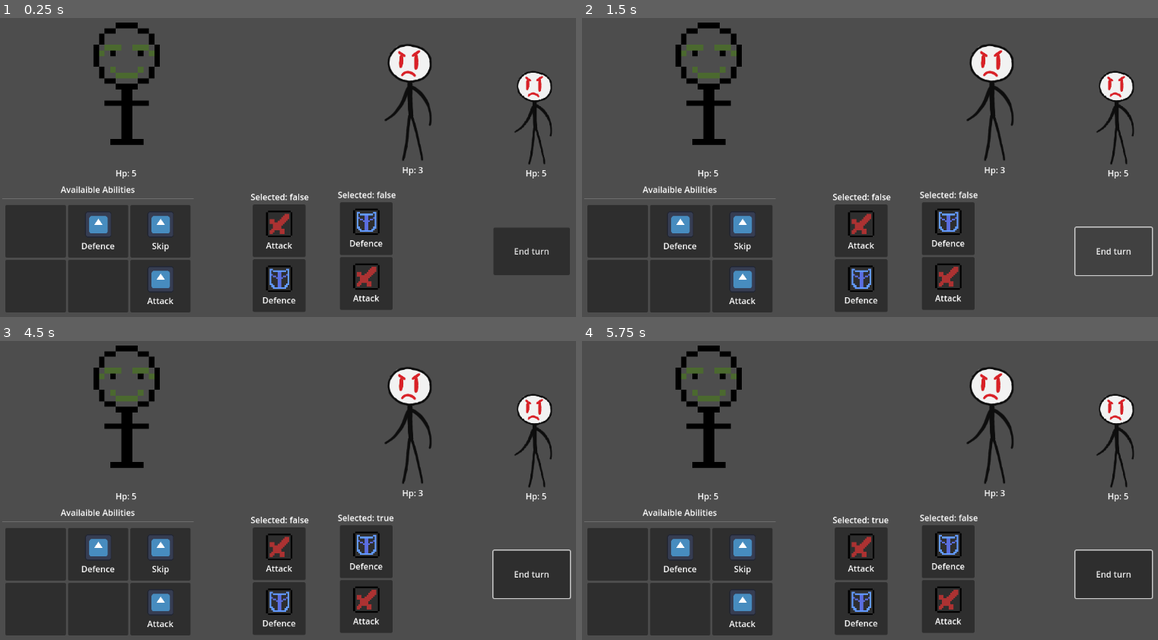
Above: before the commit, frames 1-4 (two rows, left to right).
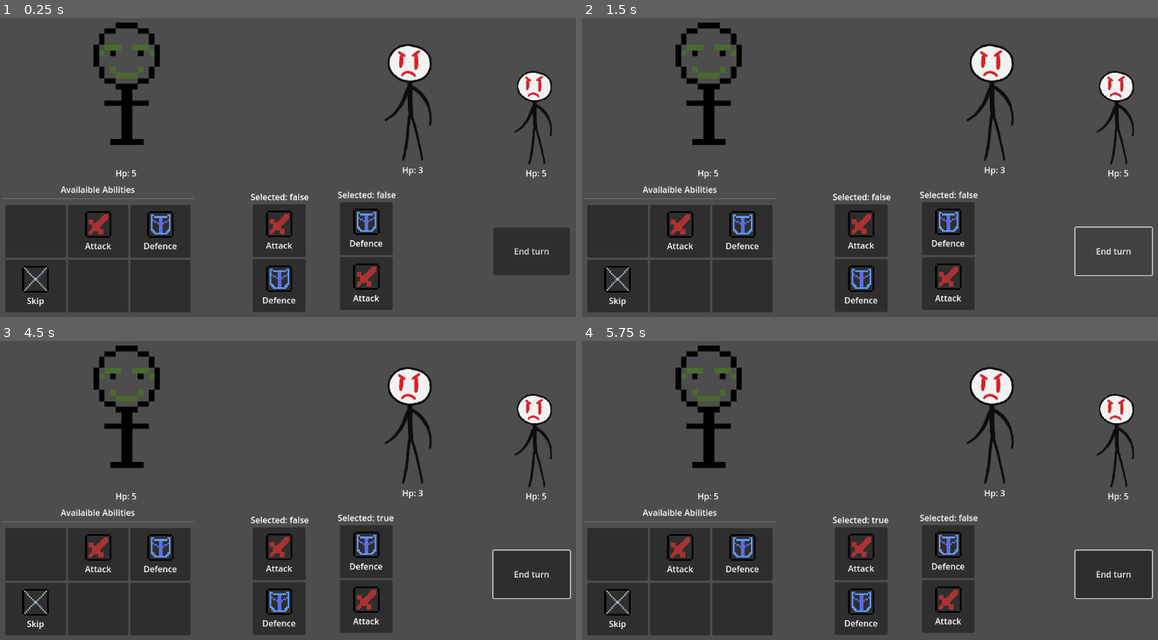
Above: after the commit, the same moments.

Repository: byKrem/WizardClip
Game: Godot game, scene res://Scenes/GameScreens/battle_screen.tscn
Same seed, same stepped clock (60 frames per second), same inputs: the game is played once before the commit and once after it. The project has no main scene, so this scene is started directly. The engine's default icon, where the game draws it, is replaced by a stand-in: a white triangle on a blue panel in a dark square.
Inputs (mouse positions are in pixels of both pictures, inside the frame that each line leads up to):
- Up to frame 1 (0.25 s): no input
- Up to frame 2 (1.5 s): click "End turn" at 0.5 s; click "End turn" at 1.25 s
- Up to frame 3 (4.5 s): click "End turn" at 2 s; tap Enter at 2.75, 4.25 s; drag from (408, 424) to (362, 394) at 2.77 s; tap Space at 3.5 s; drag from (535, 439) to (270, 538) at 3.52 s; move the mouse to (339, 523) at 4.27 s; press the mouse at (339, 523) at 4.28 s
- Up to frame 4 (5.75 s): release the mouse at (921, 523) at 5 s; tap Space at 5 s; drag from (829, 523) to (1117, 439) at 5.02 s

The runs differ from the first frame. In frame 1, 1.6% of the frame differs, in the area x 3-31%, y 64-97%; in frame 2, 1.6%; in frame 3, 1.6%; in frame 4, 1.6%.

Commit message:
Created basic game screens
Also added some buttons for these screens

Diff:
--- /dev/null
+++ b/Resources/Themes/Buttons/button_theme.tres
@@ -0,0 +1,13 @@
+[gd_resource type="Theme" load_steps=5 format=3 uid="uid://bx17hoo0132qg"]
+
+[ext_resource type="StyleBox" uid="uid://c7ljca7ofox31" path="res://Resources/Themes/Buttons/hover_btn_style.tres" id="1_c40j2"]
+[ext_resource type="StyleBox" uid="uid://mbebrmycjbke" path="res://Resources/Themes/Buttons/normal_btn_style.tres" id="2_2sj41"]
+[ext_resource type="StyleBox" uid="uid://q08vdr8qjy3g" path="res://Resources/Themes/Buttons/pressed_btn_style.tres" id="3_2sj41"]
+
+[sub_resource type="StyleBoxEmpty" id="StyleBoxEmpty_7fro5"]
+
+[resource]
+Button/styles/focus = SubResource("StyleBoxEmpty_7fro5")
+Button/styles/hover = ExtResource("1_c40j2")
+Button/styles/normal = ExtResource("2_2sj41")
+Button/styles/pressed = ExtResource("3_2sj41")
--- /dev/null
+++ b/Resources/Themes/Buttons/hover_btn_style.tres
@@ -0,0 +1,20 @@
+[gd_resource type="StyleBoxFlat" format=3 uid="uid://c7ljca7ofox31"]
+
+[resource]
+content_margin_left = 10.0
+content_margin_top = 5.0
+content_margin_right = 10.0
+content_margin_bottom = 5.0
+bg_color = Color(0.282353, 0.741176, 0.545098, 1)
+border_width_left = 2
+border_width_top = 2
+border_width_right = 2
+border_width_bottom = 2
+border_color = Color(0.456738, 0.905079, 0.686331, 1)
+border_blend = true
+corner_radius_top_left = 3
+corner_radius_top_right = 3
+corner_radius_bottom_right = 3
+corner_radius_bottom_left = 3
+shadow_size = 2
+shadow_offset = Vector2(1, 1)
--- /dev/null
+++ b/Resources/Themes/Buttons/normal_btn_style.tres
@@ -0,0 +1,20 @@
+[gd_resource type="StyleBoxFlat" format=3 uid="uid://mbebrmycjbke"]
+
+[resource]
+content_margin_left = 10.0
+content_margin_top = 5.0
+content_margin_right = 10.0
+content_margin_bottom = 5.0
+bg_color = Color(0.281133, 0.685544, 0.544848, 1)
+border_width_left = 2
+border_width_top = 2
+border_width_right = 2
+border_width_bottom = 2
+border_color = Color(0.456738, 0.905079, 0.686331, 1)
+border_blend = true
+corner_radius_top_left = 3
+corner_radius_top_right = 3
+corner_radius_bottom_right = 3
+corner_radius_bottom_left = 3
+shadow_size = 2
+shadow_offset = Vector2(1, 1)
--- /dev/null
+++ b/Resources/Themes/Buttons/pressed_btn_style.tres
@@ -0,0 +1,20 @@
+[gd_resource type="StyleBoxFlat" format=3 uid="uid://q08vdr8qjy3g"]
+
+[resource]
+content_margin_left = 10.0
+content_margin_top = 5.0
+content_margin_right = 10.0
+content_margin_bottom = 5.0
+bg_color = Color(0.282353, 0.603922, 0.545098, 1)
+border_width_left = 2
+border_width_top = 2
+border_width_right = 2
+border_width_bottom = 2
+border_color = Color(0.454902, 0.827451, 0.686275, 1)
+border_blend = true
+corner_radius_top_left = 3
+corner_radius_top_right = 3
+corner_radius_bottom_right = 3
+corner_radius_bottom_left = 3
+shadow_size = 2
+shadow_offset = Vector2(1, 1)
--- /dev/null
+++ b/Scenes/GameScreens/char_selection_menu.tscn
@@ -0,0 +1,127 @@
+[gd_scene load_steps=7 format=3 uid="uid://cfucu08stgfxy"]
+
+[ext_resource type="Texture2D" uid="uid://ddacfb2hfnwmw" path="res://Assets/Images/tmpChar1.png" id="1_0pbki"]
+[ext_resource type="PackedScene" uid="uid://omk78hqvqqmq" path="res://Scenes/UI/scene_transition_button.tscn" id="1_7k1qo"]
+[ext_resource type="Texture2D" uid="uid://cu3q3ptx4mhay" path="res://Assets/Images/lock.png" id="2_gxpdm"]
+[ext_resource type="Texture2D" uid="uid://kg25mk8ocp3g" path="res://Assets/Images/tmpChar2.png" id="2_w4sd7"]
+[ext_resource type="Texture2D" uid="uid://hfdyalwrd4fo" path="res://Assets/Images/tmpChar3.png" id="3_gxpdm"]
+[ext_resource type="Texture2D" uid="uid://b1ksns2axjbq3" path="res://Assets/Images/tmpChar4.png" id="4_sjwy7"]
+
+[node name="CharSelectionMenu" type="MarginContainer"]
+anchors_preset = 15
+anchor_right = 1.0
+anchor_bottom = 1.0
+grow_horizontal = 2
+grow_vertical = 2
+theme_override_constants/margin_left = 5
+theme_override_constants/margin_top = 5
+theme_override_constants/margin_right = 5
+theme_override_constants/margin_bottom = 5
+
+[node name="VBoxContainer" type="VBoxContainer" parent="."]
+layout_mode = 2
+
+[node name="MarginContainer" type="MarginContainer" parent="VBoxContainer"]
+layout_mode = 2
+size_flags_vertical = 3
+theme_override_constants/margin_left = 15
+theme_override_constants/margin_top = 5
+theme_override_constants/margin_right = 15
+theme_override_constants/margin_bottom = 5
+
+[node name="ScrollContainer" type="ScrollContainer" parent="VBoxContainer/MarginContainer"]
+layout_mode = 2
+vertical_scroll_mode = 0
+
+[node name="CharSelection" type="HBoxContainer" parent="VBoxContainer/MarginContainer/ScrollContainer"]
+layout_mode = 2
+size_flags_vertical = 3
+theme_override_constants/separation = 15
+
+[node name="Char1" type="TextureRect" parent="VBoxContainer/MarginContainer/ScrollContainer/CharSelection"]
+layout_mode = 2
+texture = ExtResource("1_0pbki")
+expand_mode = 3
+stretch_mode = 4
+
+[node name="Panel" type="Panel" parent="VBoxContainer/MarginContainer/ScrollContainer/CharSelection/Char1"]
+layout_mode = 1
+anchors_preset = 15
+anchor_right = 1.0
+anchor_bottom = 1.0
+grow_horizontal = 2
+grow_vertical = 2
+
+[node name="Locked" type="TextureRect" parent="VBoxContainer/MarginContainer/ScrollContainer/CharSelection/Char1/Panel"]
+layout_mode = 1
+anchors_preset = 15
+anchor_right = 1.0
+anchor_bottom = 1.0
+grow_horizontal = 2
+grow_vertical = 2
+texture = ExtResource("2_gxpdm")
+stretch_mode = 5
+
+[node name="Char2" type="TextureRect" parent="VBoxContainer/MarginContainer/ScrollContainer/CharSelection"]
+layout_mode = 2
+texture = ExtResource("2_w4sd7")
+expand_mode = 3
+stretch_mode = 4
+
+[node name="Char3" type="TextureRect" parent="VBoxContainer/MarginContainer/ScrollContainer/CharSelection"]
+layout_mode = 2
+texture = ExtResource("3_gxpdm")
+expand_mode = 3
+stretch_mode = 4
+
+[node name="Panel" type="Panel" parent="VBoxContainer/MarginContainer/ScrollContainer/CharSelection/Char3"]
+layout_mode = 1
+anchors_preset = 15
+anchor_right = 1.0
+anchor_bottom = 1.0
+grow_horizontal = 2
+grow_vertical = 2
+
+[node name="Locked" type="TextureRect" parent="VBoxContainer/MarginContainer/ScrollContainer/CharSelection/Char3/Panel"]
+layout_mode = 1
+anchors_preset = 15
+anchor_right = 1.0
+anchor_bottom = 1.0
+grow_horizontal = 2
+grow_vertical = 2
+texture = ExtResource("2_gxpdm")
+stretch_mode = 1
+
+[node name="Char4" type="TextureRect" parent="VBoxContainer/MarginContainer/ScrollContainer/CharSelection"]
+layout_mode = 2
+texture = ExtResource("4_sjwy7")
+expand_mode = 3
+stretch_mode = 4
+
+[node name="Panel" type="Panel" parent="VBoxContainer/MarginContainer/ScrollContainer/CharSelection/Char4"]
+layout_mode = 1
+anchors_preset = 15
+anchor_right = 1.0
+anchor_bottom = 1.0
+grow_horizontal = 2
+grow_vertical = 2
+
+[node name="Locked" type="TextureRect" parent="VBoxContainer/MarginContainer/ScrollContainer/CharSelection/Char4/Panel"]
+layout_mode = 1
+anchors_preset = 15
+anchor_right = 1.0
+anchor_bottom = 1.0
+grow_horizontal = 2
+grow_vertical = 2
+texture = ExtResource("2_gxpdm")
+stretch_mode = 5
+
+[node name="GameStart" type="HBoxContainer" parent="VBoxContainer"]
+custom_minimum_size = Vector2(0, 100)
+layout_mode = 2
+alignment = 1
+
+[node name="SceneTransitionButton" parent="VBoxContainer/GameStart" instance=ExtResource("1_7k1qo")]
+layout_mode = 2
+size_flags_vertical = 4
+scene_file = "uid://cnoalsp6n4cr3"
--- /dev/null
+++ b/Scenes/GameScreens/main_menu.tscn
@@ -0,0 +1,54 @@
+[gd_scene load_steps=5 format=3 uid="uid://bobju1o5hehl2"]
+
+[ext_resource type="Texture2D" uid="uid://c6mlblookc0qg" path="res://icon.svg" id="1_wkyho"]
+[ext_resource type="PackedScene" uid="uid://omk78hqvqqmq" path="res://Scenes/UI/scene_transition_button.tscn" id="2_wkyho"]
+[ext_resource type="Script" uid="uid://c40lwo5u70lrf" path="res://Scripts/UIButtons/quit_button.gd" id="3_b6ln6"]
+[ext_resource type="Theme" uid="uid://bx17hoo0132qg" path="res://Resources/Themes/Buttons/button_theme.tres" id="3_bxvpx"]
+
+[node name="MainMenu" type="MarginContainer"]
+anchors_preset = 15
+anchor_right = 1.0
+anchor_bottom = 1.0
+grow_horizontal = 2
+grow_vertical = 2
+theme_override_constants/margin_left = 50
+theme_override_constants/margin_top = 50
+theme_override_constants/margin_right = 50
+theme_override_constants/margin_bottom = 50
+
+[node name="VBoxContainer" type="VBoxContainer" parent="."]
+layout_mode = 2
+theme_override_constants/separation = 15
+
+[node name="Title" type="VBoxContainer" parent="VBoxContainer"]
+layout_mode = 2
+size_flags_horizontal = 4
+
+[node name="GameIcon" type="TextureRect" parent="VBoxContainer/Title"]
+layout_mode = 2
+texture = ExtResource("1_wkyho")
+
+[node name="GameName" type="Label" parent="VBoxContainer/Title"]
+layout_mode = 2
+text = "WizardClip"
+horizontal_alignment = 1
+
+[node name="HSeparator" type="HSeparator" parent="VBoxContainer"]
+layout_mode = 2
+theme_override_constants/separation = 15
+
+[node name="StrButton" parent="VBoxContainer" instance=ExtResource("2_wkyho")]
+layout_mode = 2
+scene_file = "uid://cfucu08stgfxy"
+
+[node name="SettingsButton" parent="VBoxContainer" instance=ExtResource("2_wkyho")]
+layout_mode = 2
+text = "SETTINGS"
+
+[node name="QuitButton" type="Button" parent="VBoxContainer"]
+layout_mode = 2
+size_flags_horizontal = 4
+size_flags_vertical = 0
+theme = ExtResource("3_bxvpx")
+text = "QUIT"
+script = ExtResource("3_b6ln6")
--- /dev/null
+++ b/Scenes/GameScreens/map_menu.tscn
@@ -0,0 +1,17 @@
+[gd_scene load_steps=2 format=3 uid="uid://cnoalsp6n4cr3"]
+
+[ext_resource type="PackedScene" uid="uid://cahnuaofgrtme" path="res://Scenes/UI/map.tscn" id="1_461wr"]
+
+[node name="MapMenu" type="MarginContainer"]
+anchors_preset = 15
+anchor_right = 1.0
+anchor_bottom = 1.0
+grow_horizontal = 2
+grow_vertical = 2
+theme_override_constants/margin_left = 5
+theme_override_constants/margin_top = 5
+theme_override_constants/margin_right = 5
+theme_override_constants/margin_bottom = 5
+
+[node name="Map" parent="." instance=ExtResource("1_461wr")]
+layout_mode = 2
--- /dev/null
+++ b/Scenes/GameScreens/settings_menu.tscn
@@ -0,0 +1,38 @@
+[gd_scene load_steps=3 format=3 uid="uid://daswq44hpdu3c"]
+
+[ext_resource type="Script" uid="uid://081xjj6gyhxl" path="res://Scripts/UIButtons/scene_transition_button.gd" id="1_4g2co"]
+[ext_resource type="Theme" uid="uid://bx17hoo0132qg" path="res://Resources/Themes/Buttons/button_theme.tres" id="1_ms7q8"]
+
+[node name="SettingsMenu" type="MarginContainer"]
+anchors_preset = 15
+anchor_right = 1.0
+anchor_bottom = 1.0
+grow_horizontal = 2
+grow_vertical = 2
+theme_override_constants/margin_left = 50
+theme_override_constants/margin_top = 50
+theme_override_constants/margin_right = 50
+theme_override_constants/margin_bottom = 50
+
+[node name="VBoxContainer" type="VBoxContainer" parent="."]
+layout_mode = 2
+theme_override_constants/separation = 15
+
+[node name="MasterSlider" type="HSlider" parent="VBoxContainer"]
+layout_mode = 2
+
+[node name="MusicSlider" type="HSlider" parent="VBoxContainer"]
+layout_mode = 2
+
+[node name="SfxSlider" type="HSlider" parent="VBoxContainer"]
+layout_mode = 2
+
+[node name="SceneTransitionButton" type="Button" parent="VBoxContainer"]
+layout_mode = 2
+size_flags_horizontal = 4
+size_flags_vertical = 8
+theme = ExtResource("1_ms7q8")
+text = "Back"
+script = ExtResource("1_4g2co")
+scene_file = "uid://bobju1o5hehl2"
+metadata/_custom_type_script = "uid://081xjj6gyhxl"
--- a/Scenes/UI/abilities_menu.tscn
+++ b/Scenes/UI/abilities_menu.tscn
@@ -1,34 +1,10 @@
-[gd_scene load_steps=10 format=3 uid="uid://1v5rk50a5o1h"]
+[gd_scene load_steps=6 format=3 uid="uid://1v5rk50a5o1h"]
 
 [ext_resource type="PackedScene" uid="uid://cr0njc1ragx4x" path="res://Scenes/UI/ability_inventory.tscn" id="1_8f6cr"]
 [ext_resource type="PackedScene" uid="uid://wbcmkviyhf7t" path="res://Scenes/UI/ability_dice.tscn" id="1_lb5qx"]
-[ext_resource type="Script" uid="uid://b73did8tphcyv" path="res://Scripts/ClipAbilities/AttackAbility.gd" id="2_tgjrc"]
-[ext_resource type="Script" uid="uid://dx48enfgcnswf" path="res://Scripts/ClipAbilities/DefenceAbility.gd" id="3_7r1uo"]
-[ext_resource type="Texture2D" uid="uid://c6mlblookc0qg" path="res://icon.svg" id="3_8f6cr"]
-[ext_resource type="Script" uid="uid://dnysjqws160cu" path="res://Scripts/ClipAbilities/SkipAbility.gd" id="4_8f6cr"]
-
-[sub_resource type="Resource" id="Resource_wwa22"]
-script = ExtResource("3_7r1uo")
-value = 5
-texture = ExtResource("3_8f6cr")
-name = "Defence"
-weight = 1
-metadata/_custom_type_script = "uid://dx48enfgcnswf"
-
-[sub_resource type="Resource" id="Resource_ecsbu"]
-script = ExtResource("4_8f6cr")
-texture = ExtResource("3_8f6cr")
-name = "Skip"
-weight = -1
-metadata/_custom_type_script = "uid://dnysjqws160cu"
-
-[sub_resource type="Resource" id="Resource_x1dij"]
-script = ExtResource("2_tgjrc")
-value = 2
-texture = ExtResource("3_8f6cr")
-name = "Attack"
-weight = 2
-metadata/_custom_type_script = "uid://b73did8tphcyv"
+[ext_resource type="Resource" uid="uid://burwgxqlod08o" path="res://Resources/Abilities/DefaulAttackAbility.tres" id="3_7r1uo"]
+[ext_resource type="Resource" uid="uid://koncln70cwe4" path="res://Resources/Abilities/DefaultDefeceAbility.tres" id="4_8f6cr"]
+[ext_resource type="Resource" uid="uid://cs0qlck2xmy14" path="res://Resources/Abilities/SkipAbility.tres" id="5_wwa22"]
 
 [node name="AbilitiesMenu" type="MarginContainer"]
 anchors_preset = 15
@@ -67,20 +43,20 @@
 
 [node name="AbilityDice2" parent="VBoxContainer/AbilityInventory/GridContainer" index="1" instance=ExtResource("1_lb5qx")]
 layout_mode = 2
-ClipAbility = SubResource("Resource_wwa22")
+ClipAbility = ExtResource("3_7r1uo")
 
 [node name="AbilityDice3" parent="VBoxContainer/AbilityInventory/GridContainer" index="2" instance=ExtResource("1_lb5qx")]
 layout_mode = 2
-ClipAbility = SubResource("Resource_ecsbu")
+ClipAbility = ExtResource("4_8f6cr")
 
 [node name="AbilityDice4" parent="VBoxContainer/AbilityInventory/GridContainer" index="3" instance=ExtResource("1_lb5qx")]
 layout_mode = 2
+ClipAbility = ExtResource("5_wwa22")
 
 [node name="AbilityDice5" parent="VBoxContainer/AbilityInventory/GridContainer" index="4" instance=ExtResource("1_lb5qx")]
 layout_mode = 2
 
 [node name="AbilityDice6" parent="VBoxContainer/AbilityInventory/GridContainer" index="5" instance=ExtResource("1_lb5qx")]
 layout_mode = 2
-ClipAbility = SubResource("Resource_x1dij")
 
 [editable path="VBoxContainer/AbilityInventory"]
--- a/Scenes/UI/map.gd
+++ b/Scenes/UI/map.gd
@@ -1,8 +1,24 @@
 class_name Map
 extends Control
 
+@onready var control: Control = $ScrollContainer/Control
+
 var map_generator : MapGenerator
+var current_pos_on_map : MapNode
+var map : Array[Array] # Array of Array of MapNodes
+
+#TODO: Make MapNodes outside of player reach inactive
+# Player reach is his current row_pos + 1
+# Nodes that greater than row_pos+1 or lesser must be inactive
 
 func _ready() -> void:
-	map_generator = MapGenerator.new()
-	map_generator.generate_new_map()
+	if map.is_empty():
+		map_generator = MapGenerator.new()
+		map = map_generator.generate_new_map()
+
+	# grid_container.columns = map[0].size()
+
+
+	for nodes in map:
+		for node in nodes:
+			control.add_child(node)
--- a/Scenes/UI/map.tscn
+++ b/Scenes/UI/map.tscn
@@ -10,3 +10,14 @@
 grow_horizontal = 2
 grow_vertical = 2
 script = ExtResource("1_k3vwj")
+
+[node name="ScrollContainer" type="ScrollContainer" parent="."]
+layout_mode = 1
+anchors_preset = 15
+anchor_right = 1.0
+anchor_bottom = 1.0
+grow_horizontal = 2
+grow_vertical = 2
+
+[node name="Control" type="Control" parent="ScrollContainer"]
+layout_mode = 2
--- a/Scenes/UI/map_node.gd
+++ b/Scenes/UI/map_node.gd
@@ -1,6 +1,8 @@
 class_name MapNode
 extends TextureButton
 
+
+# Maybe use Dictionary{Type, Array[MapEvent]}
 enum Type {
 	NOT_ASSIGNED = 0, # Empty node
 	SHOP,
@@ -14,5 +16,18 @@
 var column : int = 0
 var next_nodes : Array[MapNode]
 
+# Must have some resource
+# that should contain
+# event that will be executed
+# by clicking on this btn
+# var event : MapEvent
+
+func _ready() -> void:
+	self.pressed.connect(_on_pressed)
+
+func _on_pressed() -> void:
+	pass
+	#event.execute()
+
 func _to_string() -> String:
 	return str(type)[0]
--- a/Scenes/UI/map_node.tscn
+++ b/Scenes/UI/map_node.tscn
@@ -1,8 +1,23 @@
-[gd_scene load_steps=2 format=3 uid="uid://m22x7mnewat1"]
+[gd_scene load_steps=4 format=3 uid="uid://m22x7mnewat1"]
 
 [ext_resource type="Script" uid="uid://dp4j108hqln1c" path="res://Scenes/UI/map_node.gd" id="1_oy1af"]
+[ext_resource type="Texture2D" uid="uid://c5ansjcv3jekl" path="res://Assets/Images/MapIconBackground.png" id="1_urngf"]
+[ext_resource type="Texture2D" uid="uid://bcm6b2u25slxr" path="res://Assets/Images/EnemyEventIcon.png" id="3_shl3p"]
 
 [node name="MapNode" type="TextureButton"]
+custom_minimum_size = Vector2(50, 50)
 offset_right = 40.0
 offset_bottom = 40.0
+texture_normal = ExtResource("1_urngf")
+ignore_texture_size = true
+stretch_mode = 5
 script = ExtResource("1_oy1af")
+
+[node name="EventIcon" type="TextureRect" parent="."]
+layout_mode = 1
+anchors_preset = 15
+anchor_right = 1.0
+anchor_bottom = 1.0
+grow_horizontal = 2
+grow_vertical = 2
+texture = ExtResource("3_shl3p")
--- /dev/null
+++ b/Scenes/UI/scene_transition_button.tscn
@@ -0,0 +1,11 @@
+[gd_scene load_steps=3 format=3 uid="uid://omk78hqvqqmq"]
+
+[ext_resource type="Script" uid="uid://081xjj6gyhxl" path="res://Scripts/UIButtons/scene_transition_button.gd" id="1_73m8i"]
+[ext_resource type="Theme" uid="uid://bx17hoo0132qg" path="res://Resources/Themes/Buttons/button_theme.tres" id="1_l20bu"]
+
+[node name="SceneTransitionButton" type="Button"]
+size_flags_horizontal = 4
+size_flags_vertical = 0
+theme = ExtResource("1_l20bu")
+text = "START GAME"
+script = ExtResource("1_73m8i")
--- /dev/null
+++ b/Scenes/UI/test_menu.tscn
@@ -0,0 +1,41 @@
+[gd_scene load_steps=3 format=3 uid="uid://bnhqy7e6xcx7c"]
+
+[ext_resource type="PackedScene" uid="uid://1v5rk50a5o1h" path="res://Scenes/UI/abilities_menu.tscn" id="1_vnyfr"]
+[ext_resource type="PackedScene" uid="uid://ddbce83um8qp7" path="res://Scenes/UI/clip.tscn" id="2_52n4k"]
+
+[node name="MarginContainer" type="MarginContainer"]
+anchors_preset = 15
+anchor_right = 1.0
+anchor_bottom = 1.0
+grow_horizontal = 2
+grow_vertical = 2
+theme_override_constants/margin_left = 5
+theme_override_constants/margin_top = 5
+theme_override_constants/margin_right = 5
+theme_override_constants/margin_bottom = 5
+
+[node name="UI" type="CanvasLayer" parent="."]
+
+[node name="Clip" parent="UI" instance=ExtResource("2_52n4k")]
+anchor_left = 0.5
+anchor_top = 1.0
+anchor_right = 0.599
+anchor_bottom = 1.332
+offset_left = -59.0
+offset_top = -222.0
+offset_right = -64.048
+offset_bottom = -222.136
+grow_vertical = 0
+
+[node name="AbilitiesMenu" parent="UI" instance=ExtResource("1_vnyfr")]
+custom_minimum_size = Vector2(250, 0)
+anchors_preset = 6
+anchor_left = 1.0
+anchor_top = 0.5
+anchor_bottom = 0.5
+offset_left = -328.0
+offset_top = -319.0
+offset_bottom = 319.0
+grow_horizontal = 0
+size_flags_horizontal = 10
+size_flags_vertical = 3
--- /dev/null
+++ b/Scripts/UIButtons/quit_button.gd
@@ -0,0 +1,7 @@
+extends Button
+
+func _ready() -> void:
+	self.pressed.connect(_on_pressed)
+
+func _on_pressed() -> void:
+	get_tree().quit.call_deferred()
--- /dev/null
+++ b/Scripts/UIButtons/scene_transition_button.gd
@@ -0,0 +1,15 @@
+class_name SceneTransitionButton
+extends Button
+
+@export_file("*.tscn") var scene_file : String
+
+func _ready() -> void:
+	self.pressed.connect(_on_pressed)
+
+
+func _on_pressed() -> void:
+	if scene_file.is_empty():
+		printerr("scene_file was empty. There is nowhere to transfer")
+		return
+
+	get_tree().change_scene_to_file.call_deferred(scene_file)
Binary file added: Assets/Images/lock.png
Not shown, added: Assets/Images/lock.png.import
Not shown, added: Scripts/UIButtons/quit_button.gd.uid
Not shown, added: Scripts/UIButtons/scene_transition_button.gd.uid
